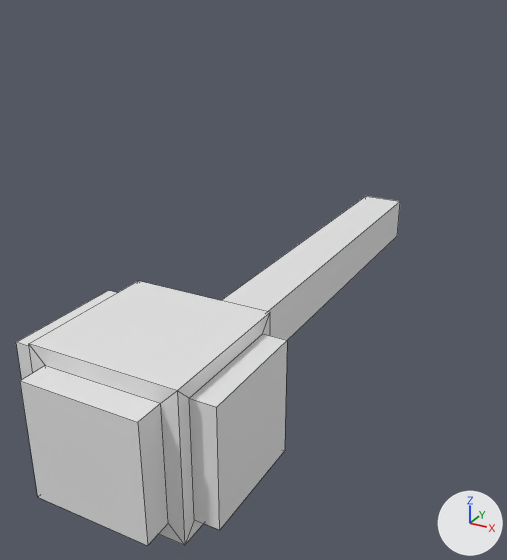
Renders of the Blender file assets-src/room.blend from each side of a commit.
Before and after are seen from a 50 mm lens placed at (18.1, -23.4, 19.2), pointed at (-3.2, 15.4, -0.2). Lighting does not change. The marker at lower right points along +X, +Y and +Z. Mesh edges are drawn as thin lines.
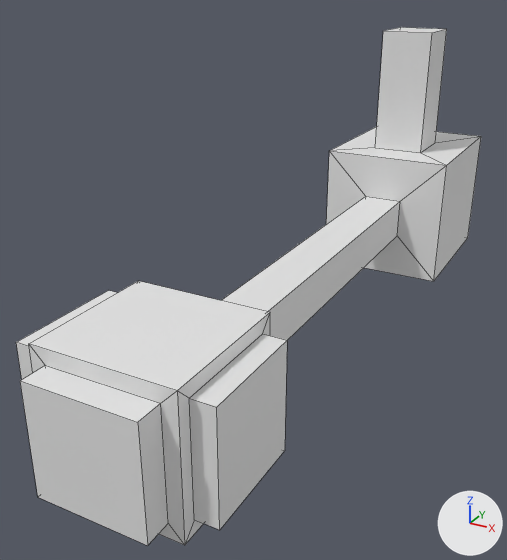
Diff of the bpy script that builds the scene:
```diff
--- a/assets-src/room.blend.py
+++ b/assets-src/room.blend.py
@@ me_cube_001 @@
 # used by ob_cube; location = (0.0, 0.0, 0.0); scale = (8.0, 8.0, 8.0)
-me_cube_001.from_pydata(...)  # 48 vertices, 46 faces; spans x -0.7..0.67, y -0.69..4.04, z -0.5..0.5
+me_cube_001.from_pydata(...)  # 64 vertices, 62 faces; spans x -0.7..0.67, y -0.69..5.59, z -0.63..1.85
+# me_cube_001 part 1
+# 1 face is deleted
+# 16 vertices are added at x -0.63..0.63, y 4.04..5.59, z -0.63..1.85
+# 17 new faces join them
```

Pixel boxes [x1, y1, x2, y2] of what changed, in the pictures (507 x 560 px):
'Cube', reshaped (21% wider, 48% taller): before [16, 196, 400, 546]; after [16, 27, 481, 546]
part 1 of me_cube_001, built on: after [326, 27, 481, 281]
